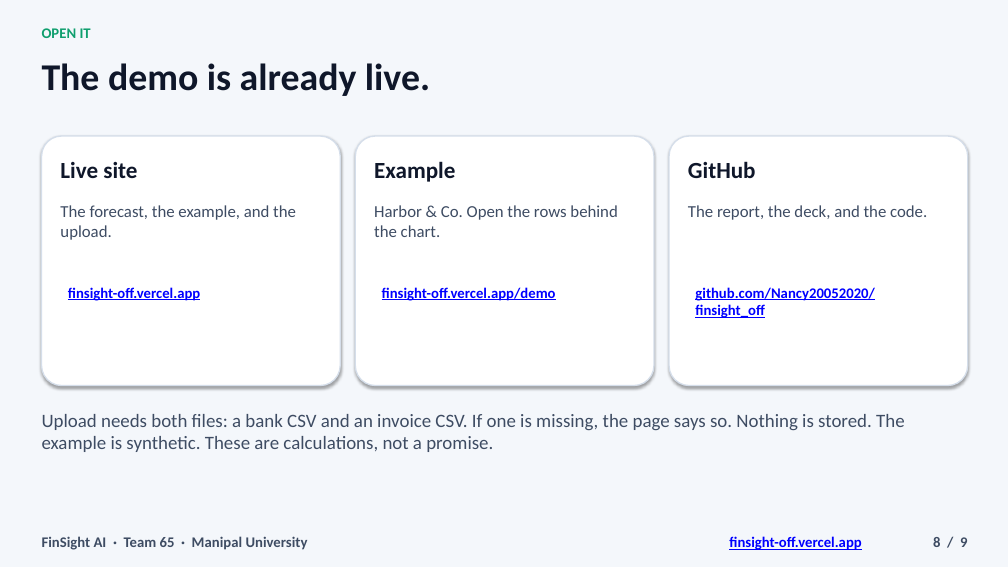
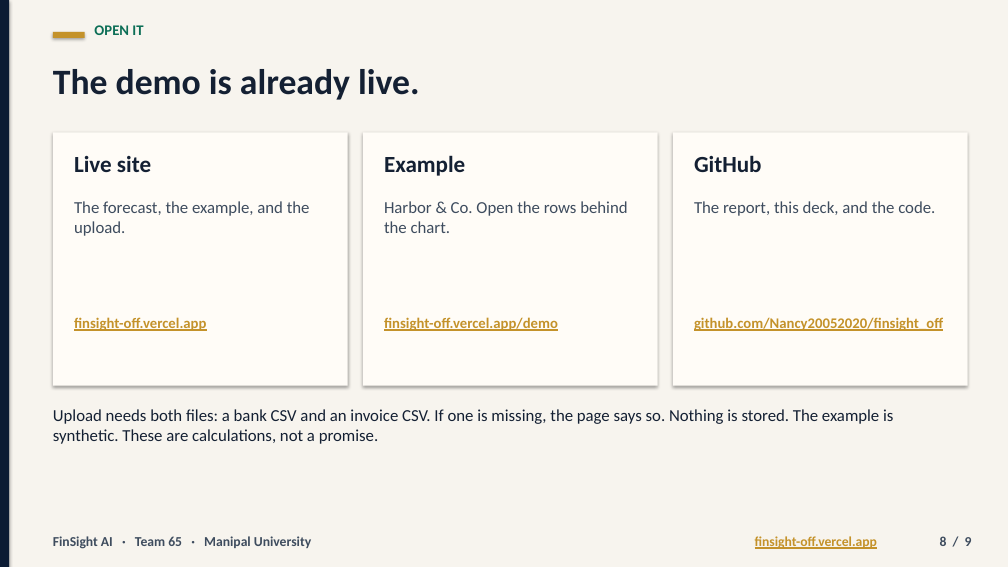
Before and after one commit to Nancy20052020/finsight_off, a slide deck: slide 8 of public/FinSight.pptx. Drawn at 1008x567 pixels with LibreOffice and Linux fonts; fonts in the diff are those of the drawing. Boxes give left, top, right and bottom in pixels: in the first picture for what was removed or moved away, otherwise in the second. Text is boxed around its words. In the diff, an @@ line names an element or a change of style, - is before the commit and + after.

Commit message:
Rebuild the pitch deck as a sharp nine-slide presentation.
Title and closing slides name Amisha Singh and Nancy Verma, Manipal University, Team 65. The middle slides follow the report: the problem, what FinSight does, and how the calendar forecast beats repeating last month. Slides are text only, so they stay sharp.

```diff
--- a/public/FinSight.pptx
+++ b/public/FinSight.pptx
@@ rectangle at bbox=[0, 0, 1008, 567]: fill #F4F7FB to #F7F4EE @@
@@ rectangle added at bbox=[0, 0, 9, 567], fill #0B1B33 @@
@@ text "OPEN IT": place and size @@
-text "OPEN IT" at bbox=[42, 28, 91, 38]
+text "OPEN IT" at bbox=[94, 25, 143, 35]
@@ text "OPEN IT" at bbox=[94, 25, 143, 35]: text colour #0F9F6E to #0C6E56 @@
@@ text "The demo is already live.": place and size @@
-text "The demo is already live." at bbox=[42, 63, 430, 96]
+text "The demo is already live." at bbox=[53, 69, 420, 100]
@@ text "The demo is already live." at bbox=[53, 69, 420, 100]: size 36 to 34 pt, text colour #0F172A to #142033 @@
@@ rectangle added at bbox=[53, 32, 85, 38], fill #C4922A @@
@@ rounded rectangle removed at bbox=[42, 136, 340, 386] @@
@@ rectangle added at bbox=[53, 132, 348, 386], fill #FFFCF7 @@
@@ rounded rectangle removed at bbox=[355, 136, 654, 386] @@
@@ rectangle added at bbox=[363, 132, 658, 386], fill #FFFCF7 @@
@@ rounded rectangle removed at bbox=[669, 136, 968, 386] @@
@@ rectangle added at bbox=[673, 132, 968, 386], fill #FFFCF7 @@
@@ text colour #0F172A to #142033 in 3 elements at bbox=[694, 155, 762, 172], bbox=[384, 155, 465, 176], bbox=[74, 156, 151, 172] @@
@@ text "Live site": place and size @@
-text "Live site" at bbox=[60, 162, 137, 178]
+text "Live site" at bbox=[74, 156, 151, 172]
@@ text "Example": place and size @@
-text "Example" at bbox=[374, 161, 455, 182]
+text "Example" at bbox=[384, 155, 465, 176]
@@ text "The forecast, the example, and ..." at bbox=[74, 201, 310, 236]: text colour #3E4C63 to #3E4C5E @@
@@ text "The forecast, the example, and ...": place and size @@
-text "The forecast, the example, and ..." at bbox=[60, 205, 296, 240]
+text "The forecast, the example, and ..." at bbox=[74, 201, 310, 236]
@@ text "Harbor & Co. Open the ...": place and size @@
-text "Harbor & Co. Open the ..." at bbox=[374, 205, 617, 237]
+text "Harbor & Co. Open the ..." at bbox=[384, 201, 627, 233]
@@ text "Harbor & Co. Open the ..." at bbox=[384, 201, 627, 233]: text colour #3E4C63 to #3E4C5E @@
@@ text at bbox=[694, 201, 935, 216]: text changed; text colour #3E4C63 to #3E4C5E @@
-The report, the deck, and the code.
+The report, this deck, and the code.
@@ text colour #0000FF to #C4922A in 3 elements at bbox=[694, 317, 943, 331], bbox=[384, 317, 558, 331], bbox=[74, 317, 206, 331] @@
@@ text "finsight-off.vercel.app": place and size @@
-text "finsight-off.vercel.app" at bbox=[68, 287, 200, 301]
+text "finsight-off.vercel.app" at bbox=[74, 317, 206, 331]
@@ text "finsight-off.vercel.app/demo": place and size @@
-text "finsight-off.vercel.app/demo" at bbox=[382, 287, 556, 301]
+text "finsight-off.vercel.app/demo" at bbox=[384, 317, 558, 331]
@@ text "github.com/Nancy20052020/finsight_off": place and size @@
-text "github.com/Nancy20052020/finsight_off" at bbox=[695, 287, 875, 318]
+text "github.com/Nancy20052020/finsight_off" at bbox=[694, 317, 943, 331]
@@ text "Upload needs both files: a ...": place and size @@
-text "Upload needs both files: a ..." at bbox=[42, 414, 905, 452]
+text "Upload needs both files: a ..." at bbox=[53, 409, 893, 444]
@@ text "Upload needs both files: a ..." at bbox=[53, 409, 893, 444]: size 18 to 16 pt, text colour #3E4C63 to #142033 @@
@@ text "FinSight AI · Team 65 ...": place and size @@
-text "FinSight AI · Team 65 ..." at bbox=[42, 536, 308, 550]
+text "FinSight AI · Team 65 ..." at bbox=[53, 536, 311, 549]
@@ text "FinSight AI · Team 65 ..." at bbox=[53, 536, 311, 549]: size 14 to 13 pt, text colour #3E4C63 to #3E4C5E @@
@@ text "finsight-off.vercel.app": place and size @@
-text "finsight-off.vercel.app" at bbox=[729, 536, 861, 550]
+text "finsight-off.vercel.app" at bbox=[755, 536, 877, 549]
@@ text "finsight-off.vercel.app" at bbox=[755, 536, 877, 549]: size 14 to 13 pt, text colour #0000FF to #C4922A @@
@@ text "8 / 9" at bbox=[940, 536, 972, 546]: size 14 to 13 pt, text colour #3E4C63 to #3E4C5E @@
```
Also in this commit, not shown: 8 other slides changed, 1 other file.
